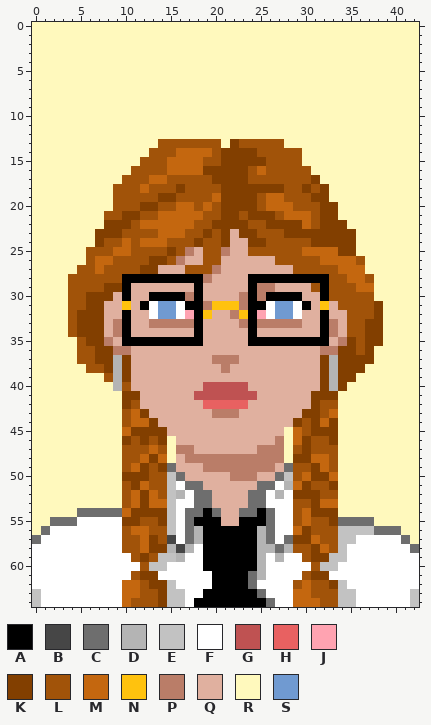
Sprite sheet -- assets/images/Elise.png. That is the earlier state.
The file is 43x65 pixels.
Palette (. is transparent): A #000000  B #464646  C #6e6e6e  D #b4b4b4  E #c2c2c2  F #ffffff  G #bf5252  H #e86161  J #ffa3b1  K #823f00  L #a15309  M #c4670f  N #ffc20e  P #ba7d68  Q #e0b09f  R #fff9bd  S #709ad1
After:
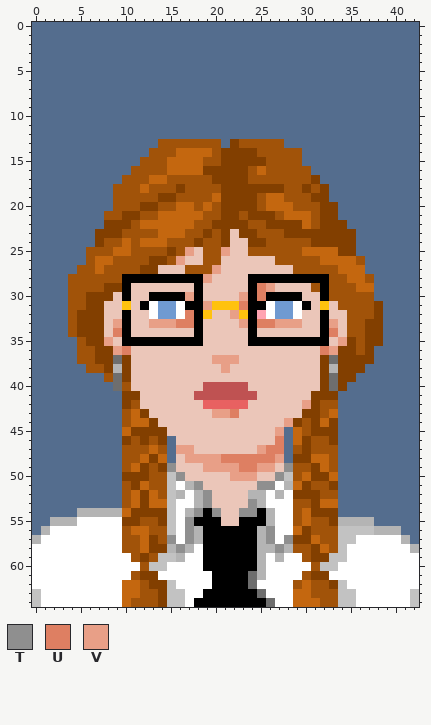
Colours new in this view: T #8f8f8f  U #de7f62  V #e89f87
What changed:
{"colour":"Q","old":"#e0b09f","new":"#ebc6b9"}
{"colour":"R","old":"#fff9bd","new":"#546d8e"}
{"y":25,"x":17,"old":"P","new":"V"}
{"y":25,"x":21,"old":"P","new":"V"}
{"y":26,"x":16,"old":"P","new":"V"}
{"y":27,"x":20,"old":"P","new":"V"}
{"y":28,"x":19,"old":"P","new":"V"}
{"y":29,"x":25,"old":"PP","new":"UV"}
{"y":30,"x":17,"old":"P","new":"V"}
{"y":30,"x":23,"old":"P","new":"V"}
{"y":30,"x":25,"old":"P","new":"U"}
{"y":31,"x":19,"old":"P","new":"V"}
{"y":31,"x":23,"old":"P","new":"U"}
{"y":32,"x":17,"old":"J","new":"U"}
{"y":32,"x":22,"old":"P","new":"V"}
{"y":33,"x":9,"old":"P","new":"V"}
{"y":33,"x":13,"old":"PPPPP","new":"VVVUU"}
{"y":33,"x":23,"old":"P","new":"V"}
{"y":33,"x":25,"old":"PPPPP","new":"UUVVV"}
{"y":33,"x":33,"old":"P","new":"V"}
{"y":34,"x":9,"old":"P","new":"U"}
{"y":34,"x":33,"old":"P","new":"U"}
{"y":35,"x":8,"old":"P","new":"V"}
{"y":35,"x":34,"old":"P","new":"V"}
{"y":36,"x":9,"old":"PP","new":"VU"}
{"y":36,"x":32,"old":"PP","new":"UV"}
{"y":37,"x":9,"old":"D","new":"C"}
{"y":37,"x":20,"old":"PPP","new":"VVV"}
{"y":37,"x":33,"old":"D","new":"C"}
{"y":38,"x":21,"old":"P","new":"V"}
{"y":39,"x":9,"old":"D","new":"C"}
{"y":39,"x":33,"old":"D","new":"C"}
{"y":40,"x":9,"old":"D","new":"C"}
{"y":40,"x":33,"old":"D","new":"C"}
{"y":42,"x":30,"old":"Q","new":"V"}
{"y":43,"x":20,"old":"PPP","new":"VVU"}
{"y":44,"x":28,"old":"Q","new":"V"}
{"y":45,"x":27,"old":"Q","new":"V"}
{"y":46,"x":27,"old":"P","new":"U"}
{"y":47,"x":16,"old":"PP","new":"VV"}
{"y":47,"x":25,"old":"PPP","new":"VUU"}
{"y":48,"x":17,"old":"PPPPPPPPPPP","new":"VVVVUUUUUUV"}
{"y":49,"x":15,"old":"C","new":"T"}
{"y":49,"x":19,"old":"PPPPPPPP","new":"VVVVUUVV"}
{"y":49,"x":28,"old":"C","new":"T"}
{"y":50,"x":16,"old":"C","new":"T"}
{"y":50,"x":22,"old":"PPP","new":"VVV"}
{"y":50,"x":27,"old":"C","new":"T"}
{"y":51,"x":17,"old":"CC","new":"DT"}
{"y":51,"x":25,"old":"CC","new":"TT"}
{"y":52,"x":18,"old":"CC","new":"DT"}
{"y":52,"x":24,"old":"CC","new":"DD"}
{"y":53,"x":18,"old":"CC","new":"DT"}
{"y":53,"x":24,"old":"CC","new":"TD"}
{"y":54,"x":5,"old":"CCCCC","new":"DDDDD"}
{"y":54,"x":17,"old":"CC","new":"DT"}
{"y":54,"x":20,"old":"C","new":"T"}
{"y":54,"x":23,"old":"CC","new":"TT"}
{"y":54,"x":26,"old":"C","new":"D"}
{"y":55,"x":2,"old":"CCC","new":"DDD"}
{"y":55,"x":17,"old":"C","new":"T"}
{"y":55,"x":26,"old":"C","new":"D"}
{"y":55,"x":34,"old":"CCCC","new":"DDDD"}
{"y":56,"x":1,"old":"C","new":"D"}
{"y":56,"x":17,"old":"C","new":"T"}
{"y":56,"x":26,"old":"C","new":"T"}
{"y":56,"x":38,"old":"CCC","new":"DDD"}
{"y":57,"x":0,"old":"C","new":"D"}
{"y":57,"x":15,"old":"B","new":"T"}
{"y":57,"x":17,"old":"C","new":"T"}
{"y":57,"x":26,"old":"C","new":"T"}
{"y":57,"x":28,"old":"C","new":"T"}
{"y":57,"x":41,"old":"C","new":"D"}
{"y":58,"x":16,"old":"B","new":"T"}
{"y":58,"x":27,"old":"C","new":"T"}
{"y":58,"x":42,"old":"C","new":"D"}
{"label":"changed","picture_box":[32,22,419,553]}
